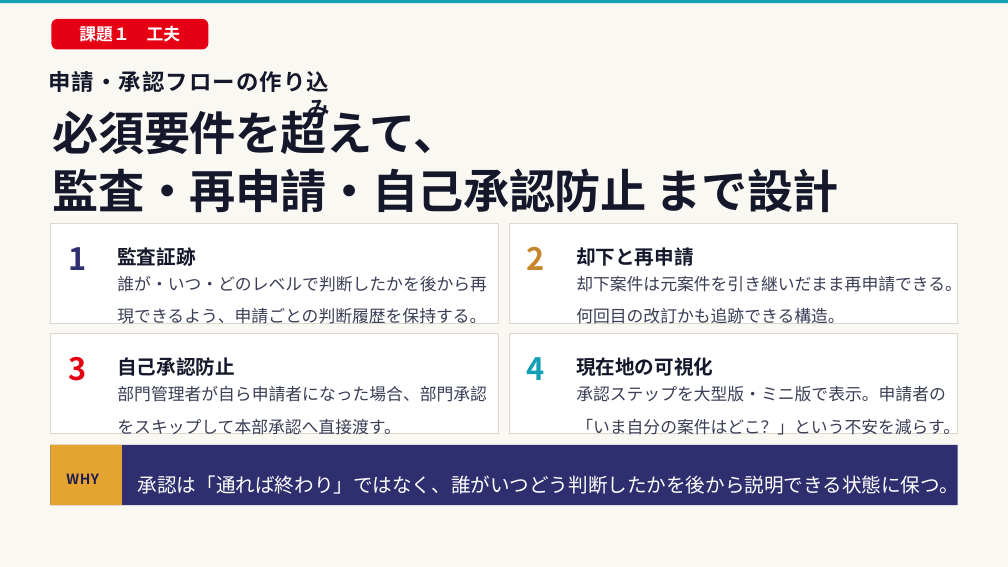
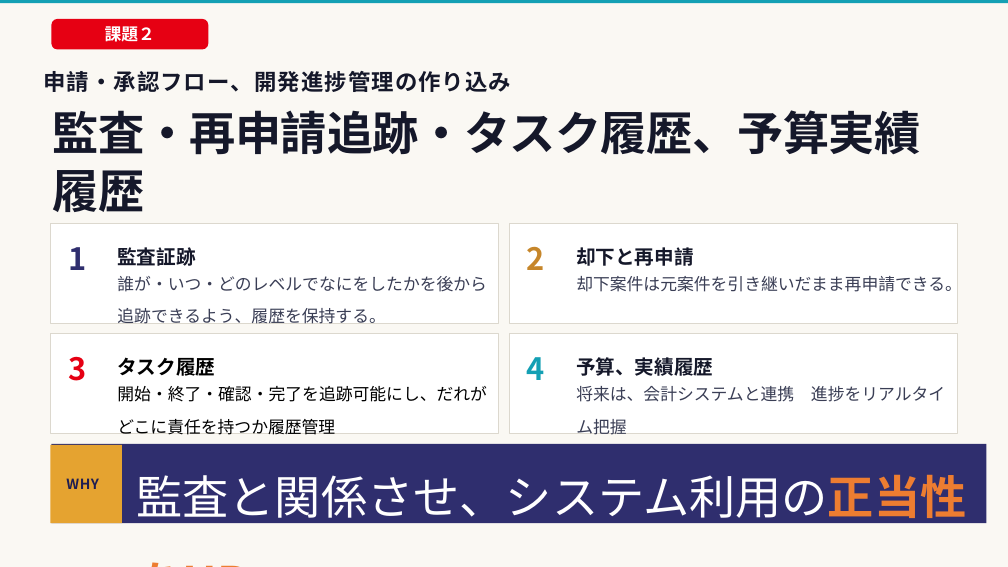
Before and after one commit to toutetu/ProjNexus_continue, a slide deck: slide 11 of materials/presentation_drafts/presentation_高橋朋子.pptx. Drawn at 1008x567 pixels with LibreOffice and Linux fonts; fonts in the diff are those of the drawing. Boxes give left, top, right and bottom in pixels: in the first picture for what was removed or moved away, otherwise in the second. Text is boxed around its words. In the diff, an @@ line names an element or a change of style, - is before the commit and + after.

```diff
--- a/materials/presentation_drafts/presentation_高橋朋子.pptx
+++ b/materials/presentation_drafts/presentation_高橋朋子.pptx
@@ text in rounded rectangle at [105, 26, 155, 42]: text changed @@
-課題１ 工夫
+課題２
@@ text at [43, 71, 511, 92]: text changed @@
-申請・承認フローの作り込み
+申請・承認フロー、開発進捗管理の作り込み
@@ text at [53, 110, 921, 212]: text changed @@
-必須要件を超えて、
-監査・再申請・自己承認防止 まで設計
+監査・再申請追跡・タスク履歴、予算実績履歴
@@ text at [117, 276, 487, 324]: text changed @@
-誰が・いつ・どのレベルで判断したかを後から再現できるよう、申請ごとの判断履歴を保持する。
+誰が・いつ・どのレベルでなにをしたかを後から追跡できるよう、履歴を保持する。
@@ text at [576, 273, 962, 360]: spaces changed @@
-却下案件は元案件を引き継いだまま再申請できる。何回目の改訂かも追跡できる構造。
+却下案件は元案件を引き継いだまま再申請できる。
+何回目の改訂かも追跡できる構造。
@@ text at [117, 357, 215, 376]: text changed; text colour #15182A to #000000 @@
-自己承認防止
+タスク履歴
@@ text at [576, 357, 713, 376]: text changed @@
-現在地の可視化
+予算、実績履歴
@@ text at [117, 386, 487, 435]: text changed; text colour #3A3E55 to #000000 @@
-部門管理者が自ら申請者になった場合、部門承認をスキップして本部承認へ直接渡す。
+開始・終了・確認・完了を追跡可能にし、だれがどこに責任を持つか履歴管理
@@ text at [576, 386, 945, 435]: text changed @@
-承認ステップを大型版・ミニ版で表示。申請者の「いま自分の案件はどこ？」という不安を減らす。
+将来は、会計システムと連携 進捗をリアルタイム把握
@@ rectangle: place and size @@
-rectangle at [50, 445, 122, 506]
+rectangle at [50, 445, 122, 523]
@@ rectangle: place and size @@
-rectangle at [50, 445, 958, 506]
+rectangle at [51, 444, 986, 523]
@@ text "WHY": place and size @@
-text "WHY" at [66, 473, 98, 484]
+text "WHY" at [66, 478, 98, 489]
@@ text at [136, 474, 966, 526]: text changed; size 28 to 66 pt @@
-承認は「通れば終わり」ではなく、誰がいつどう判断したかを後から説明できる状態に保つ。
+監査と関係させ、システム利用の正当性をUP
```
Also in this commit, not shown: 15 other slides changed, 1 slide added, 2 other files.
